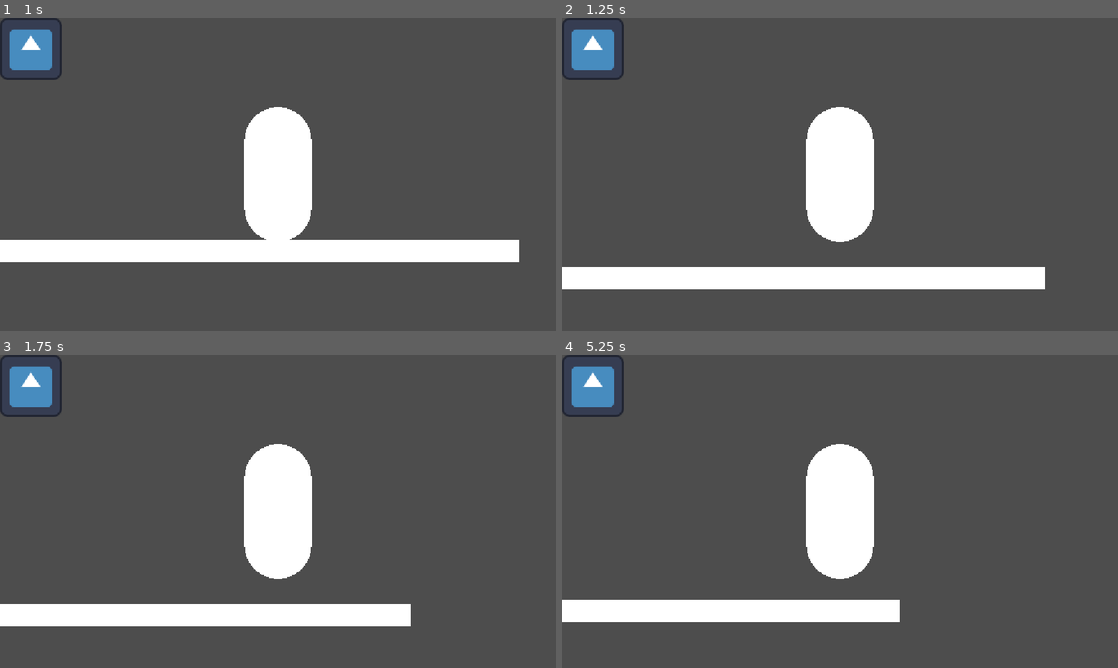
Above: before the commit, frames 1-4 (two rows, left to right).
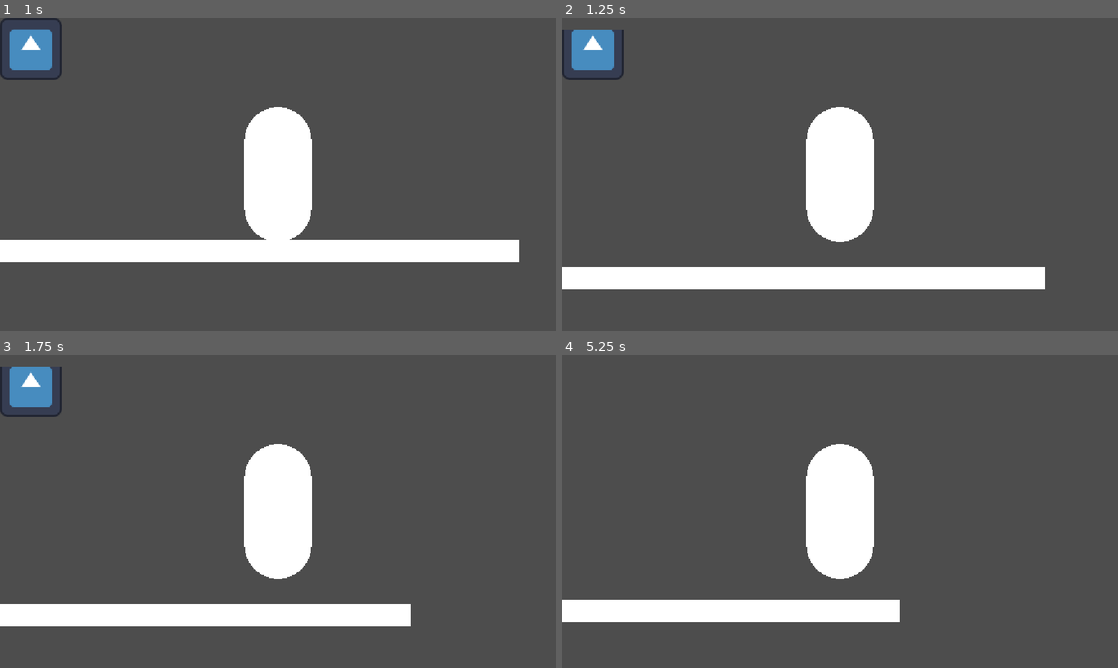
Above: after the commit, the same moments.

Repository: crustypigeonegg/game-ogpc-26-37
Game: Godot game, scene res://scene/node_2d.tscn
Same seed, same stepped clock (60 frames per second), same inputs: the game is played once before the commit and once after it. The engine's default icon, where the game draws it, is replaced by a stand-in: a white triangle on a blue panel in a dark square.
Inputs:
- Up to frame 1 (1 s): tap Enter at 0.5 s; hold Right (right) from 0.53 s (still down); tap Z (jump) at 0.6, 0.77 s
- Up to frame 2 (1.25 s): keep holding Right (right); tap Z (jump) at 1.07 s
- Up to frame 3 (1.75 s): keep holding Right (right); tap Z (jump) at 1.35, 1.52 s
- Up to frame 4 (5.25 s): tap Z (jump) at 1.82, 2.1, 2.85, 3.02, 3.32, 3.6, 3.77, 4.07, 4.35, 4.52, 4.82, 5.1 s; release Right (right) at 2.03 s; hold Left (left) 2.03-2.78 s; hold Right (right) 2.78-4.28 s; hold Left (left) 4.28-5.03 s; hold Right (right) from 5.03 s (still down)

Frame 1 is identical in both runs. In frame 2, 0.1% of the frame differs, in the area x 0-12%, y 0-4%; in frame 3, 0.1%; in frame 4, 1.3%, in the area x 0-12%, y 0-20%.

Commit message:
nov 19

Diff:
--- a/artism/scene/UI.tscn
+++ b/artism/scene/UI.tscn
@@ -3,7 +3,7 @@
 [ext_resource type="Texture2D" uid="uid://yrgmt3w5paaa" path="res://icon.svg" id="1_c73ev"]
 [ext_resource type="Script" uid="uid://cdvf251lt3pwb" path="res://script/ui.gd" id="1_qe48f"]
 
-[node name="CanvasLayer" type="CanvasLayer" unique_id=238996040]
+[node name="UI" type="CanvasLayer" unique_id=238996040]
 script = ExtResource("1_qe48f")
 
 [node name="main_UI" type="Control" parent="." unique_id=524701812]
--- /dev/null
+++ b/artism/scene/bullet.tscn
@@ -0,0 +1,27 @@
+[gd_scene format=3 uid="uid://c7qwmonibf73p"]
+
+[sub_resource type="CapsuleMesh" id="CapsuleMesh_62num"]
+
+[sub_resource type="CapsuleShape2D" id="CapsuleShape2D_cfjc7"]
+radius = 9.0
+height = 118.0
+
+[sub_resource type="CapsuleShape2D" id="CapsuleShape2D_ubgiw"]
+radius = 6.0
+height = 106.0
+
+[node name="bullet" type="RigidBody2D" unique_id=1948194104]
+rotation = 1.5707964
+gravity_scale = 0.0
+
+[node name="MeshInstance2D" type="MeshInstance2D" parent="." unique_id=334817188]
+scale = Vector2(17.761475, -59.76)
+mesh = SubResource("CapsuleMesh_62num")
+
+[node name="Area2D" type="Area2D" parent="." unique_id=439387640]
+
+[node name="CollisionShape2D" type="CollisionShape2D" parent="Area2D" unique_id=1772025714]
+shape = SubResource("CapsuleShape2D_cfjc7")
+
+[node name="CollisionShape2D" type="CollisionShape2D" parent="." unique_id=1672217777]
+shape = SubResource("CapsuleShape2D_ubgiw")
--- a/artism/scene/character_body_2d.tscn
+++ b/artism/scene/character_body_2d.tscn
@@ -5,10 +5,15 @@
 [sub_resource type="CapsuleMesh" id="CapsuleMesh_62num"]
 
 [sub_resource type="CapsuleShape2D" id="CapsuleShape2D_cfjc7"]
-radius = 70.0
+radius = 64.0
 height = 274.0
 
+[sub_resource type="CapsuleShape2D" id="CapsuleShape2D_62num"]
+radius = 69.0
+height = 282.0
+
 [node name="CharacterBody2D" type="CharacterBody2D" unique_id=305577178]
+collision_layer = 3
 script = ExtResource("1_snucy")
 
 [node name="MeshInstance2D" type="MeshInstance2D" parent="." unique_id=369946060]
@@ -19,3 +24,9 @@
 shape = SubResource("CapsuleShape2D_cfjc7")
 
 [node name="Camera2D" type="Camera2D" parent="." unique_id=925922146]
+
+[node name="hit_box" type="Area2D" parent="." unique_id=592588074]
+collision_mask = 2
+
+[node name="CollisionShape2D" type="CollisionShape2D" parent="hit_box" unique_id=348783903]
+shape = SubResource("CapsuleShape2D_62num")
--- /dev/null
+++ b/artism/scene/enemy.gd
@@ -0,0 +1,7 @@
+extends CharacterBody2D
+
+
+
+
+func _on_area_2d_body_entered(body: Node2D) -> void:
+	pass # Replace with function body.
--- /dev/null
+++ b/artism/scene/enemy.tscn
@@ -0,0 +1,30 @@
+[gd_scene format=3 uid="uid://c8lrrv1u46ulk"]
+
+[ext_resource type="Script" uid="uid://uu43oqcvgy5g" path="res://scene/enemy.gd" id="1_h08p8"]
+
+[sub_resource type="SphereMesh" id="SphereMesh_62num"]
+
+[sub_resource type="CircleShape2D" id="CircleShape2D_cfjc7"]
+radius = 67.0
+
+[sub_resource type="CircleShape2D" id="CircleShape2D_ubgiw"]
+radius = 571.021
+
+[node name="enemy" type="CharacterBody2D" unique_id=2019137477]
+script = ExtResource("1_h08p8")
+
+[node name="MeshInstance2D" type="MeshInstance2D" parent="." unique_id=1535667424]
+scale = Vector2(137.12, 137.12)
+mesh = SubResource("SphereMesh_62num")
+
+[node name="CollisionShape2D" type="CollisionShape2D" parent="." unique_id=201415326]
+shape = SubResource("CircleShape2D_cfjc7")
+
+[node name="Area2D" type="Area2D" parent="." unique_id=860399183]
+collision_layer = 3
+collision_mask = 2
+
+[node name="CollisionShape2D" type="CollisionShape2D" parent="Area2D" unique_id=1930553658]
+shape = SubResource("CircleShape2D_ubgiw")
+
+[connection signal="body_entered" from="Area2D" to="." method="_on_area_2d_body_entered"]
--- /dev/null
+++ b/artism/scene/main.gd
@@ -0,0 +1,6 @@
+extends Node
+@onready var UI: CanvasLayer = $CanvasLayer
+
+
+func change_paint(change: int):
+	UI.paint_change(change)
--- a/artism/scene/node_2d.tscn
+++ b/artism/scene/node_2d.tscn
@@ -2,12 +2,14 @@
 
 [ext_resource type="PackedScene" uid="uid://c7nbh8skon110" path="res://scene/character_body_2d.tscn" id="1_drhme"]
 [ext_resource type="PackedScene" uid="uid://cdmm1lpsgnyti" path="res://scene/UI.tscn" id="1_guiot"]
+[ext_resource type="Script" uid="uid://cx18duwcsbg1a" path="res://scene/main.gd" id="1_ppd22"]
 
 [sub_resource type="BoxMesh" id="BoxMesh_62num"]
 
 [sub_resource type="WorldBoundaryShape2D" id="WorldBoundaryShape2D_62num"]
 
 [node name="main" type="Node" unique_id=536937132]
+script = ExtResource("1_ppd22")
 
 [node name="world" type="Node2D" parent="." unique_id=1541896219]
 
--- /dev/null
+++ b/artism/scene/weapon.tscn
@@ -0,0 +1,14 @@
+[gd_scene format=3 uid="uid://cdtxm6vurr62o"]
+
+[sub_resource type="BoxMesh" id="BoxMesh_62num"]
+
+[node name="weapon" type="Node2D" unique_id=827732773]
+
+[node name="Area2D" type="Area2D" parent="." unique_id=814901231]
+disable_mode = 1
+
+[node name="CollisionShape2D" type="CollisionShape2D" parent="Area2D" unique_id=2027428831]
+
+[node name="MeshInstance2D" type="MeshInstance2D" parent="." unique_id=872545341]
+scale = Vector2(58.52, 17.6)
+mesh = SubResource("BoxMesh_62num")
--- a/artism/script/Global.gd
+++ b/artism/script/Global.gd
@@ -1,3 +1 @@
 extends Node
-
-var paint := 100
--- a/artism/script/character_body_2d.gd
+++ b/artism/script/character_body_2d.gd
@@ -1,4 +1,5 @@
 extends CharacterBody2D
+@onready var main: Node = $"../.."
 
 
 const SPEED = 300.0
@@ -12,6 +13,7 @@
 
 	# Handle jump.
 	if Input.is_action_just_pressed("jump") and is_on_floor():
+		$"../..".change_paint(-20)
 		velocity.y = JUMP_VELOCITY
 
 	# Get the input direction and handle the movement/deceleration.
--- a/artism/script/ui.gd
+++ b/artism/script/ui.gd
@@ -2,5 +2,5 @@
 @onready var paint_bar: TextureProgressBar = $main_UI/HBoxContainer/TextureProgressBar
 
 
-func lose_paint(paint: int):
-	paint_bar.value -= paint
+func paint_change(paint_delta):
+	paint_bar.value = paint_bar.value + paint_delta
Not shown, added: artism/scene/enemy.gd.uid
Not shown, added: artism/scene/main.gd.uid
Not shown, added: artism/scene/node_2d.tscn1364417527.tmp
Not shown, added: artism/scene/node_2d.tscn1373534211.tmp
Not shown, added: artism/scene/node_2d.tscn1379993521.tmp
Not shown, added: artism/scene/node_2d.tscn1403401106.tmp
